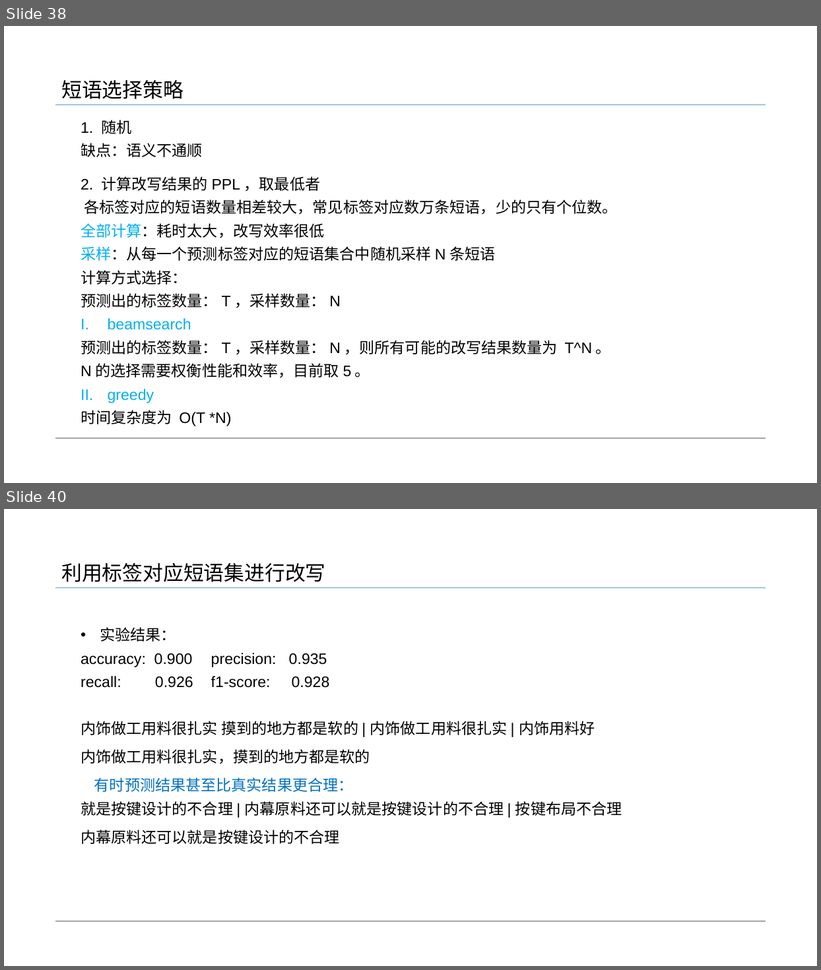
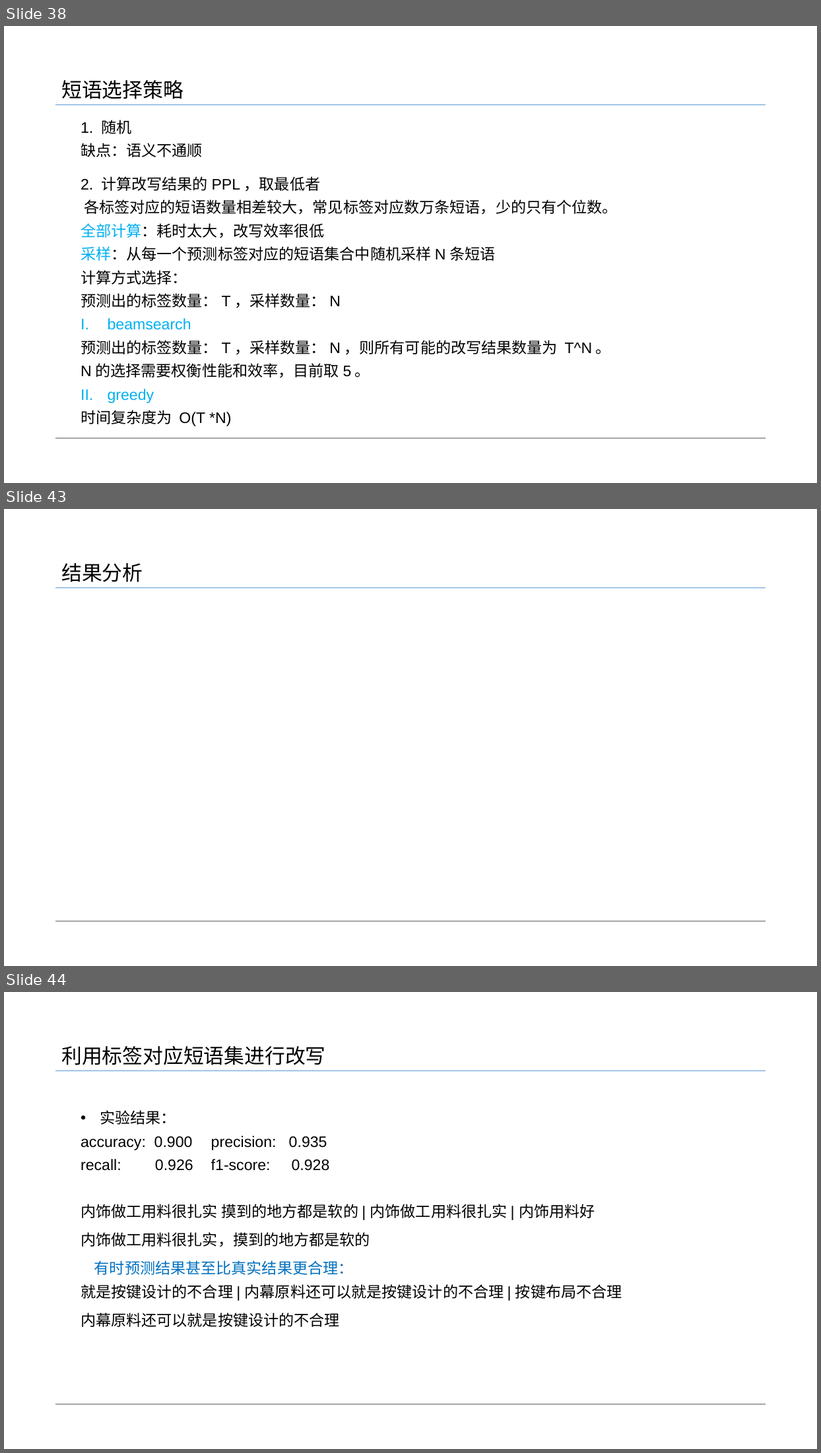
Before and after one commit to flyliu2017/Exercises, a slide deck: 实习转正.pptx. Shown one above the other, each under a label of ours: slides 38 and 40 before the commit, slides 38, 43 and 44 after it; the slides between them are not shown. The pictures are 821x970 and 821x1453 pixels, drawn with LibreOffice and Linux fonts; fonts in the diff are those of the drawing. Boxes give left, top, right and bottom in pixels: in the first picture for what was removed or moved away, otherwise in the second. Text is boxed around its words. In the diff, an @@ line names an element or a change of style, - is before the commit and + after.

```diff
--- a/实习转正.pptx
+++ b/实习转正.pptx
@@ slide 43 added at (4, 509, 817, 966), background #FFFFFF @@
@@ text added at (61, 563, 143, 582), 24 pt, text #000000 @@
+结果分析
@@ line added from (766, 588) to (56, 588), #5B9BD5 0.5 pt @@
@@ line added from (766, 922) to (56, 922), #A6A6A6 1.5 pt @@
@@ what was slide 40 is now slide 44 @@
```
Also in this commit, not shown: 4 other slides added, 1 slide removed.
